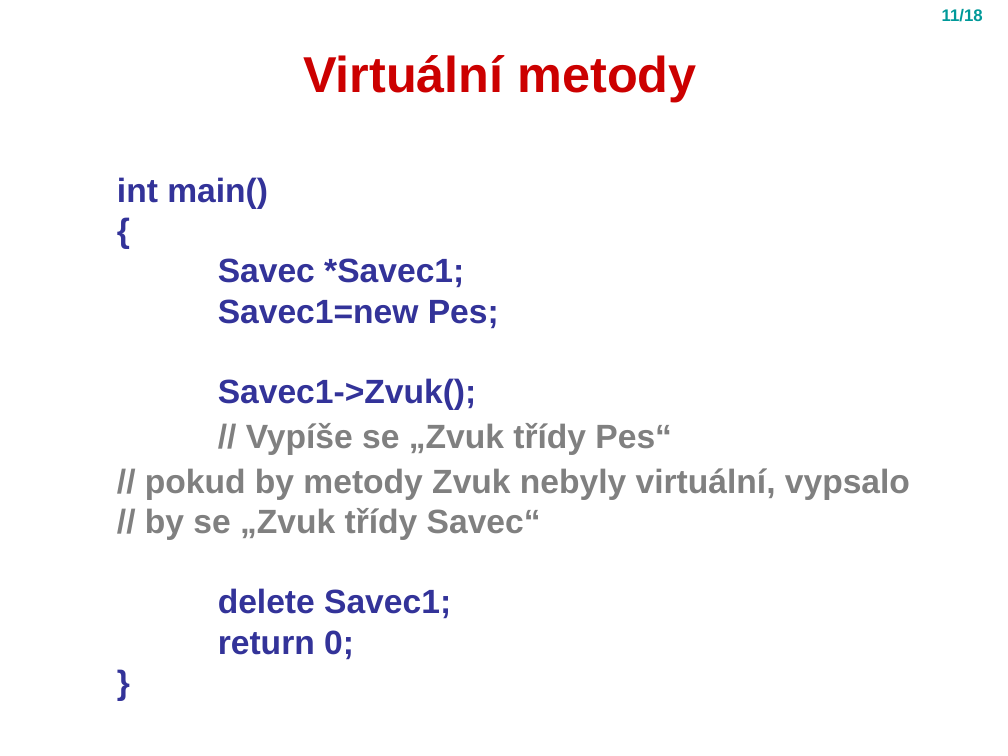
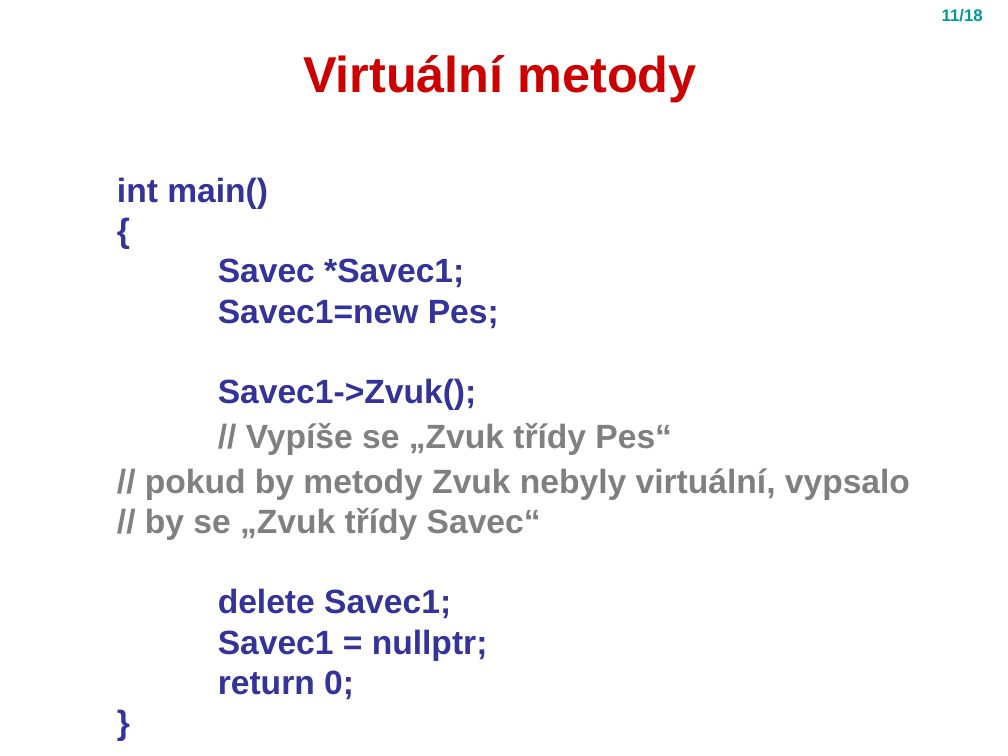
Before and after one commit to PavelPokornyCZ/Vyuka_AP5PC, a slide deck: slide 11 of Tyden_08/Polymorfismus.ppt. Drawn at 1008x756 pixels with LibreOffice and Linux fonts; fonts in the diff are those of the drawing. Boxes give left, top, right and bottom in pixels: in the first picture for what was removed or moved away, otherwise in the second. Text is boxed around its words. In the diff, an @@ line names an element or a change of style, - is before the commit and + after.

```diff
--- a/Tyden_08/Polymorfismus.ppt
+++ b/Tyden_08/Polymorfismus.ppt
@@ text at (218, 629, 488, 661): paragraph added @@
+Savec1 = nullptr;
```
Also in this commit, not shown: 2 other slides changed.
